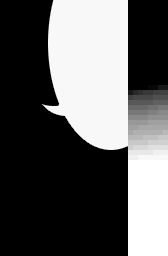
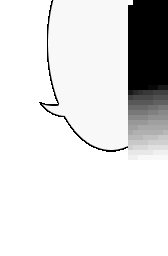
Layers edited between the first and the second 168×256 image:
painted on "Layer 0" over [0, 0, 133, 256]
